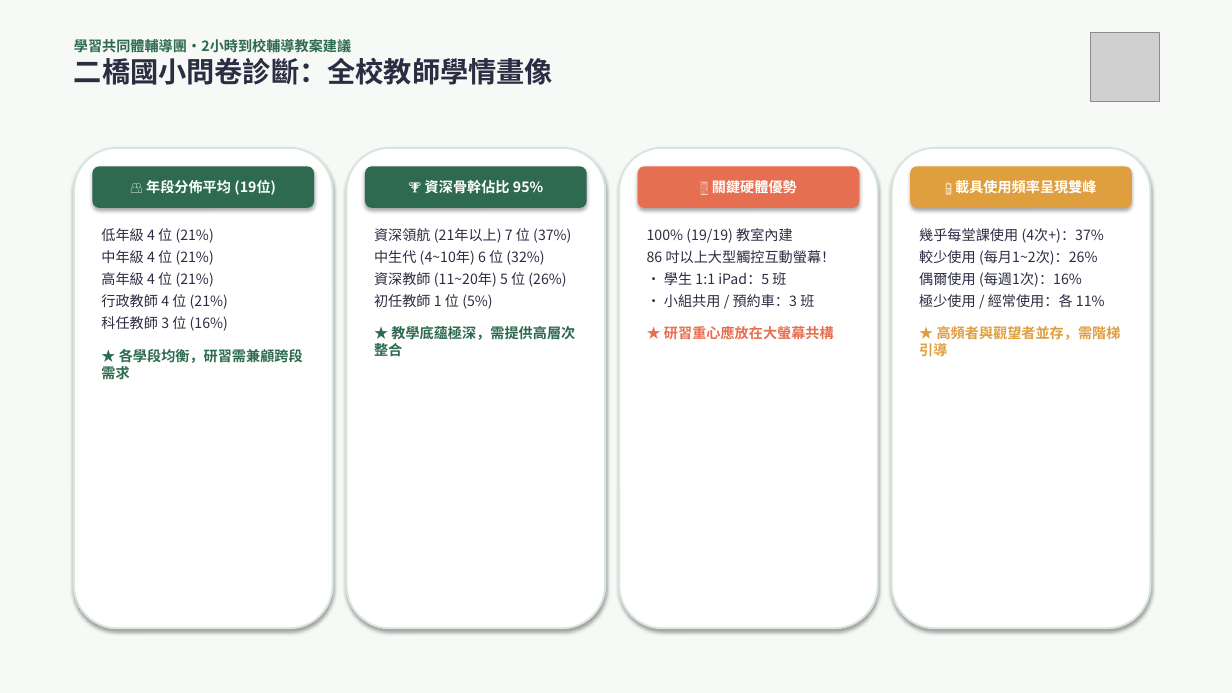
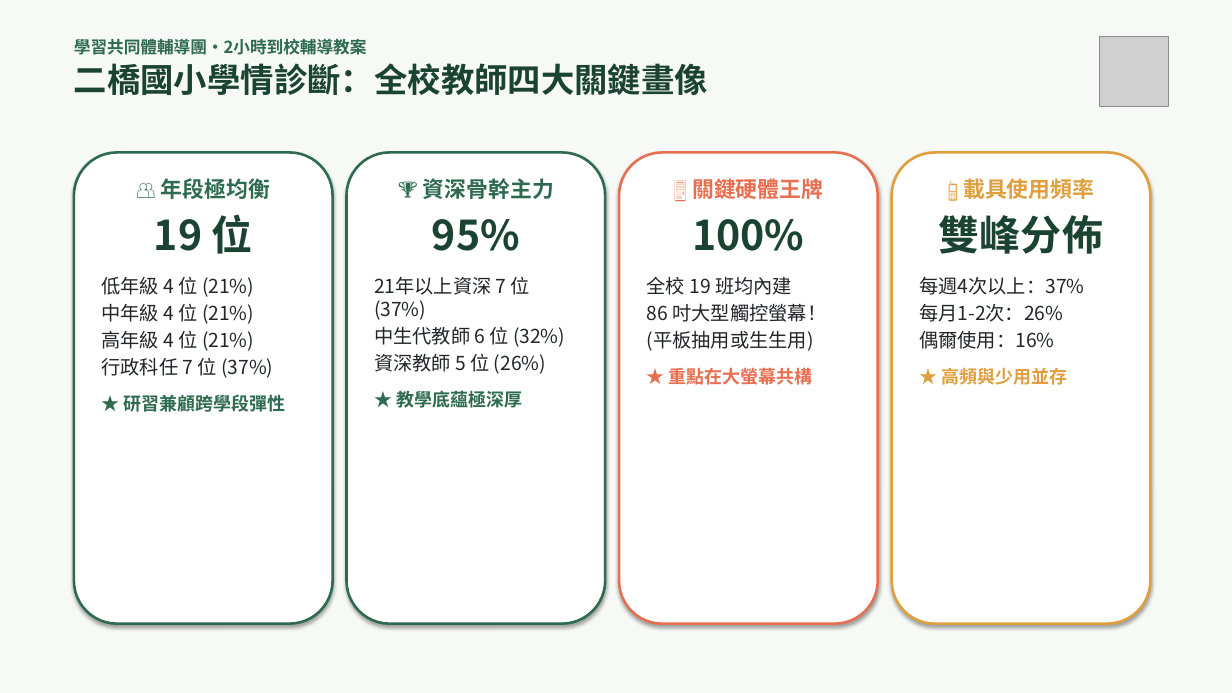
Before and after one commit to amiaoyeh-arch/115-digital-tools-survey, a slide deck: slide 2 of 新北市二橋國小_數位工具教與學_2小時到校輔導教案簡報.pptx. Drawn at 1232x693 pixels with LibreOffice and Linux fonts; fonts in the diff are those of the drawing; grey boxes stand for pictures. Boxes give left, top, right and bottom in pixels: in the first picture for what was removed or moved away, otherwise in the second. Text is boxed around its words. In the diff, an @@ line names an element or a change of style, - is before the commit and + after.

```diff
--- a/新北市二橋國小_數位工具教與學_2小時到校輔導教案簡報.pptx
+++ b/新北市二橋國小_數位工具教與學_2小時到校輔導教案簡報.pptx
@@ text at (74,39,708,95): text changed; size 11 to 26 pt; text colour #2D6A4F to #1B4332 @@
-學習共同體輔導團・2小時到校輔導教案建議
-二橋國小問卷診斷：全校教師學情畫像
+學習共同體輔導團・2小時到校輔導教案
+二橋國小學情診斷：全校教師四大關鍵畫像
@@ picture: place and size @@
-picture at (1091,32,1160,102)
+picture at (1100,37,1169,106)
@@ rounded rectangle removed at (892,148,1151,628) @@
@@ rounded rectangle: place and size @@
-rounded rectangle at (74,148,333,628)
+rounded rectangle at (74,152,333,624)
@@ rounded rectangle at (74,152,333,624): outline #D8E6DE 1.5 pt to #2D6A4F 2 pt @@
@@ text "👥 年段極均衡": place and size @@
-text "👥 年段極均衡" at (101,228,303,382)
+text "👥 年段極均衡" at (101,178,286,412)
@@ rounded rectangle removed at (92,166,314,208) @@
-👥 年段分佈平均 (19位)
@@ text at (161,178,270,199): paragraphs added @@
+👥 年段極均衡
+19 位
@@ rounded rectangle at (347,152,605,624): outline #D8E6DE 1.5 pt to #2D6A4F 2 pt @@
@@ rounded rectangle: place and size @@
-rounded rectangle at (347,148,605,628)
+rounded rectangle at (347,152,605,624)
@@ rounded rectangle removed at (365,166,587,208) @@
-🏆 資深骨幹佔比 95%
@@ text at (374,178,565,408): text changed; size 11 to 15 pt; text colour #2B2D42 to #212529 @@
-資深領航 (21年以上) 7 位 (37%)
-中生代 (4~10年) 6 位 (32%)
-資深教師 (11~20年) 5 位 (26%)
-初任教師 1 位 (5%)
-★ 教學底蘊極深，需提供高層次整合
+🏆 資深骨幹主力
+95%
+21年以上資深 7 位 (37%)
+中生代教師 6 位 (32%)
+資深教師 5 位 (26%)
+★ 教學底蘊極深厚
@@ rounded rectangle added at (619,152,878,624), fill #FFFFFF, outline #E76F51 2 pt @@
@@ rounded rectangle removed at (638,166,860,208) @@
-🖥️ 關鍵硬體優勢
@@ text at (647,178,826,385): text changed; size 11 to 15 pt; text colour #2B2D42 to #212529 @@
-100% (19/19) 教室內建
-86 吋以上大型觸控互動螢幕！
-• 學生 1:1 iPad：5 班
-• 小組共用 / 預約車：3 班
-★ 研習重心應放在大螢幕共構
+🖥️ 關鍵硬體王牌
+100%
+全校 19 班均內建
+86 吋大型觸控螢幕！
+(平板抽用或生生用)
+★ 重點在大螢幕共構
@@ rounded rectangle: place and size @@
-rounded rectangle at (619,148,878,628)
+rounded rectangle at (892,152,1151,624)
@@ rounded rectangle at (892,152,1151,624): outline #D8E6DE 1.5 pt to #E09F3E 2 pt @@
@@ rounded rectangle removed at (910,166,1132,208) @@
-📱 載具使用頻率呈現雙峰
@@ text at (101,277,254,351): size 11 to 15 pt, text colour #2B2D42 to #212529 in "低年級 4 位 (21%)", "中年級 4 位 (21%)", "高年級 4 位 (21%)"; less space between paragraphs @@
@@ text at (919,277,1084,385): text changed; size 11 to 15 pt; text colour #2B2D42 to #212529 @@
-幾乎每堂課使用 (4次+)：37%
-較少使用 (每月1~2次)：26%
-偶爾使用 (每週1次)：16%
-極少使用 / 經常使用：各 11%
-★ 高頻者與觀望者並存，需階梯引導
+📱 載具使用頻率
+雙峰分佈
+每週4次以上：37%
+每月1-2次：26%
+偶爾使用：16%
+★ 高頻與少用並存
@@ text at (101,357,286,412): text changed; size 11 to 15 pt; text colour #2B2D42 to #212529 @@
-行政教師 4 位 (21%)
-科任教師 3 位 (16%)
-★ 各學段均衡，研習需兼顧跨段需求
+行政科任 7 位 (37%)
+★ 研習兼顧跨學段彈性
```
Also in this commit, not shown: 9 other slides changed, 2 other files.
